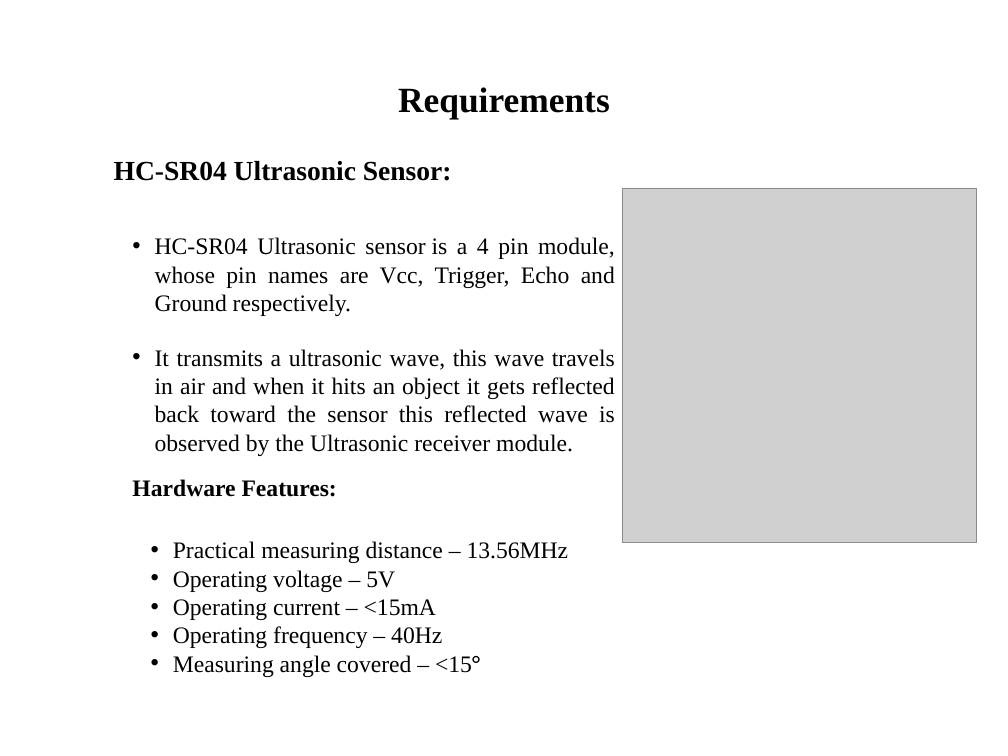
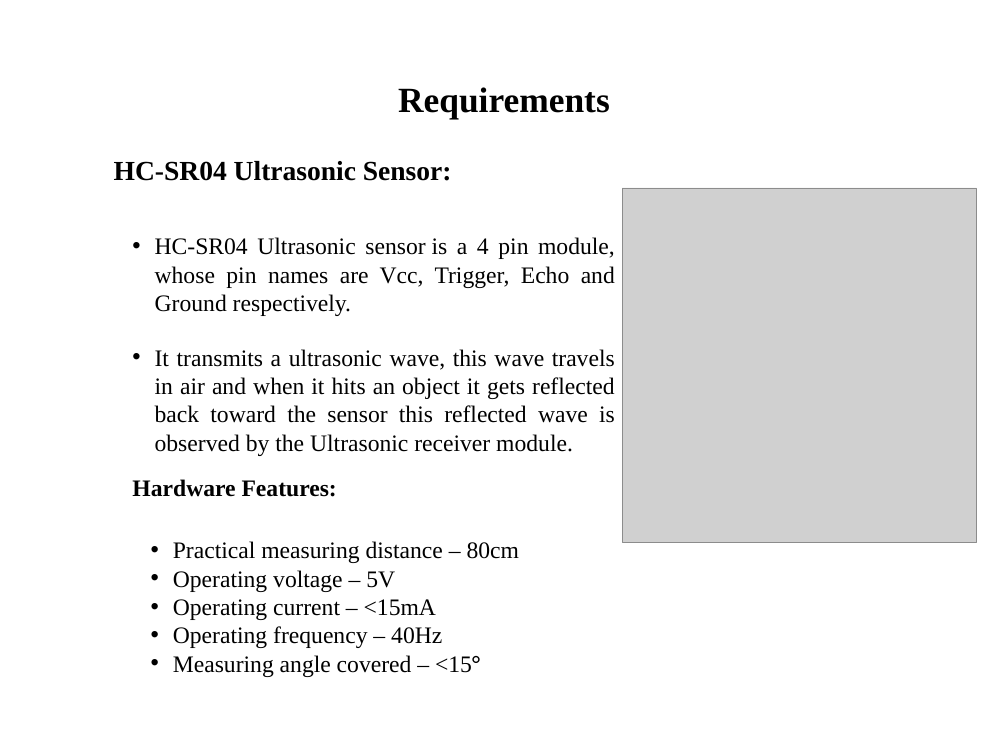
Before and after one commit to HemanthAkkaldevi/Major-Project, a slide deck: slide 10 of Final PRC/Final PRC.pptx. Drawn at 1008x756 pixels with LibreOffice and Linux fonts; fonts in the diff are those of the drawing; grey boxes stand for pictures. Boxes give left, top, right and bottom in pixels: in the first picture for what was removed or moved away, otherwise in the second. Text is boxed around its words. In the diff, an @@ line names an element or a change of style, - is before the commit and + after.

```diff
--- a/Final PRC/Final PRC.pptx
+++ b/Final PRC/Final PRC.pptx
@@ text at (173,541,519,563): text changed @@
-• Practical measuring distance – 13.56MHz
+• Practical measuring distance – 80cm
```
Also in this commit, not shown: 1 other slide changed, 3 other files.
